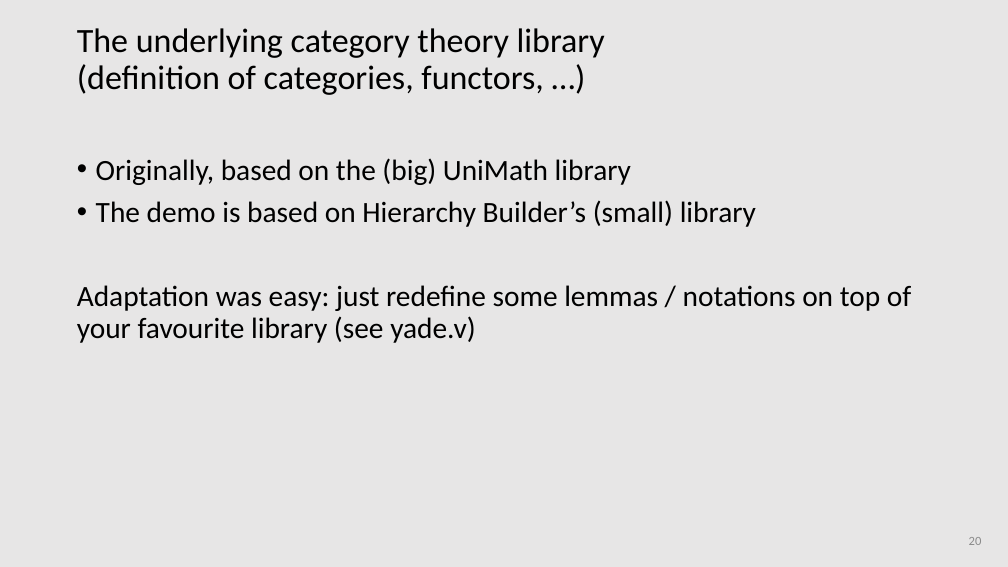
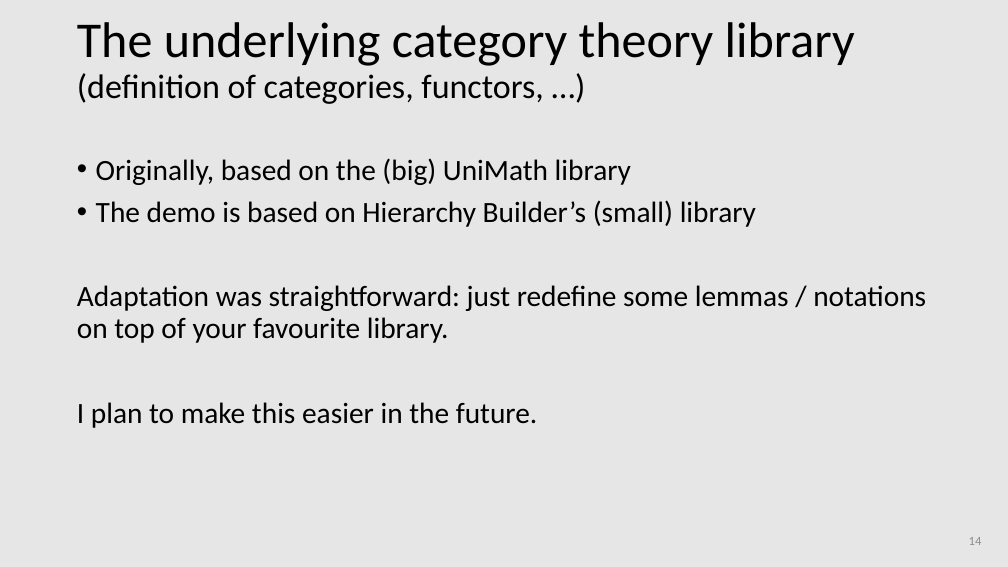
Before and after one commit to amblafont/slides, a slide deck: slide 14 of grapheditor/2024-october-chambery.pptx (slide 20 before the commit). Drawn at 1008x567 pixels with LibreOffice and Linux fonts; fonts in the diff are those of the drawing. Boxes give left, top, right and bottom in pixels: in the first picture for what was removed or moved away, otherwise in the second. Text is boxed around its words. In the diff, an @@ line names an element or a change of style, - is before the commit and + after.

```diff
--- a/grapheditor/2024-october-chambery.pptx
+++ b/grapheditor/2024-october-chambery.pptx
@@ title "The underlying category theory library ..." at box(77, 22, 855, 104): size 32.4 to 47.7 pt in "The underlying category theory library" @@
@@ text at box(77, 285, 926, 428): text changed @@
-Adaptation was easy: just redefine some lemmas / notations on top of your favourite library (see yade.v)
+Adaptation was straightforward: just redefine some lemmas / notations on top of your favourite library.
+I plan to make this easier in the future.
@@ page number at box(969, 537, 982, 545): text changed @@
-20
+14
```
Also in this commit, not shown: 8 other slides changed, 18 slides added, 13 slides removed.
